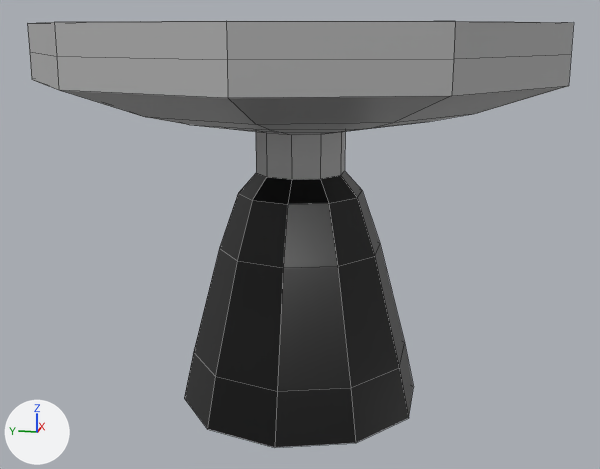
The FBX model Assets/Motor_1.fbx: old version first, new version second.
One viewpoint serves both versions: a 50 mm lens placed at (-3.18, -0.63, -0.02), pointed at (-0.02, 0.0, -0.81). The axes (+X, +Y, +Z) are drawn at lower left. The lights are the same throughout. Mesh edges are drawn as thin lines. Where no turn or scale is listed for an object, it has been applied to the vertices.

Names of what the first picture shows: 'Engine'.
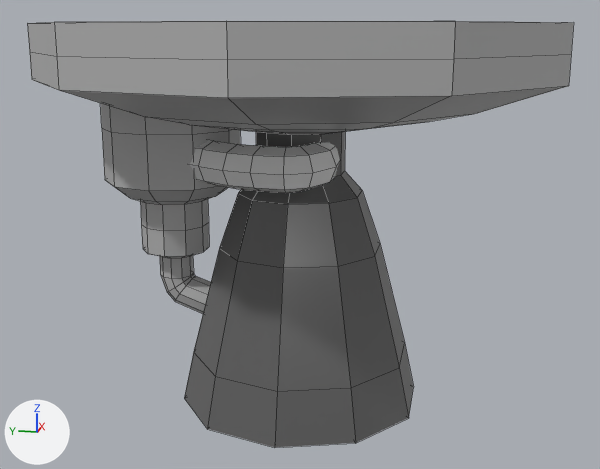
Where the change shows, as pixel boxes [x1, y1, x2, y2] in the pictures (600 x 469 px):
'Engine', reshaped: [27, 21, 573, 447] in both
'Disco', added: after [100, 103, 240, 314]
'Disco_1', added: after [190, 140, 340, 193]
part 1 of me_mesh, recoloured (grey to black): before [256, 132, 345, 179]; after [256, 132, 345, 176]

What the commit changed:
Material 'Mat.2' (mat_mat_2) changes colour from black #000000 to dark grey #626262; in linear values from (0.0, 0.0, 0.0) to (0.122, 0.122, 0.122).
Material 'Mat' (mat_mat) is new.
Its base color is (0.0612, 0.0612, 0.0612) (dark grey #464646).
Its roughness is 0.293.
Material 'Mat.1' (mat_mat_1) is new.
Its base color is (0.776, 0.776, 0.776) (light grey #e4e4e4).
Its roughness is 0.293.
me_mesh is used by ob_engine; location (0.0, 0.0, 0.0).
me_mesh had 141 vertices, 131 faces and spanned x -1.0..1.0, y -0.95..0.95, z -1.5..0.0.
me_mesh now has 171 vertices, 161 faces and spans x -1.0..1.0, y -0.95..0.95, z -1.5..0.0.
me_mesh part 1: 10 faces spanning x -0.17..0.17, y -0.17..0.17, z -0.56..-0.4 switch from mat_metal (grey #b3b3b3) to mat_mat_2 (dark grey #626262).
me_mesh now uses material mat_mat (dark grey #464646).
Mesh me_mesh_001 is new.
It has 121 vertices, 120 faces and spans x -0.274..0.274, y -0.261..0.261, z -0.783..0.208.
It uses material mat_metal (grey #b3b3b3).
Mesh me_mesh_1 is new.
It has 89 vertices, 88 faces and spans x -0.178..0.164, y -0.466..0.11, z -0.087..0.086.
It uses material mat_mat_1 (light grey #e4e4e4).
Object 'Disco' (ob_disco) is new; it shows me_mesh_001.
Its location is (0.0, 0.527, -0.399).
Object 'Disco_1' (ob_disco_1) is new; it shows me_mesh_1.
Its location is (-0.175, 0.298, -0.511).
